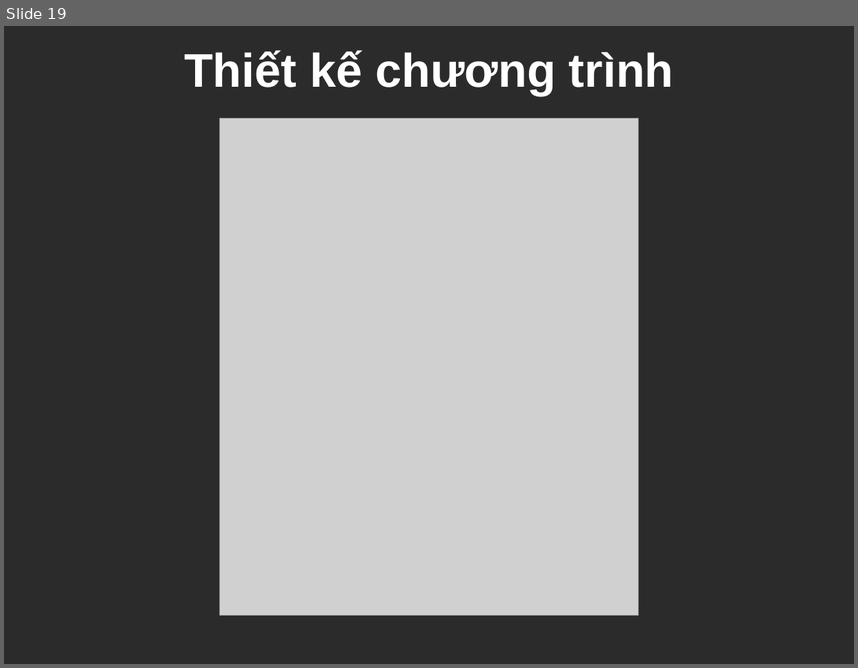
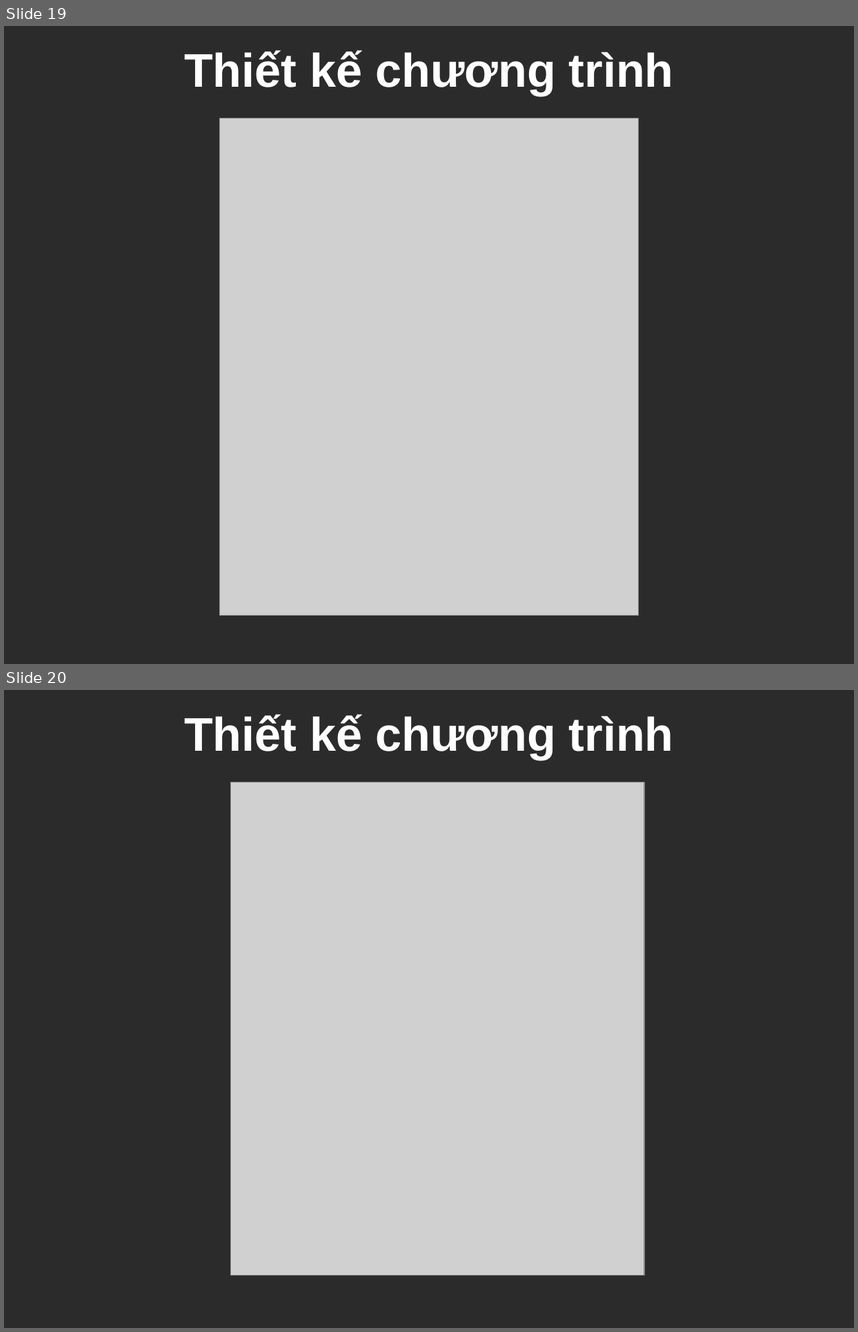
Before and after one commit to hdnha11/lvtn-giaothongct, a slide deck: Reports/Presentation.pptx. Shown one above the other, each under a label of ours: slide 19 before the commit, slides 19 and 20 after it. The pictures are 858x668 and 858x1332 pixels, drawn with LibreOffice and Linux fonts; fonts in the diff are those of the drawing; grey boxes stand for pictures; background and template pictures are left out; a plain dark background stands for a picture behind light text. Boxes give left, top, right and bottom in pixels: in the first picture for what was removed or moved away, otherwise in the second. Text is boxed around its words. In the diff, an @@ line names an element or a change of style, - is before the commit and + after.

```diff
--- a/Reports/Presentation.pptx
+++ b/Reports/Presentation.pptx
@@ slide 20 added at bbox=[4, 690, 854, 1328], background picture (left out) @@
@@ title added at bbox=[184, 714, 674, 760], 40 pt, text #FFFFFF, bold @@
+Thiết kế chương trình
@@ picture added at bbox=[231, 782, 645, 1275] @@
```
Also in this commit, not shown: 1 other file.
